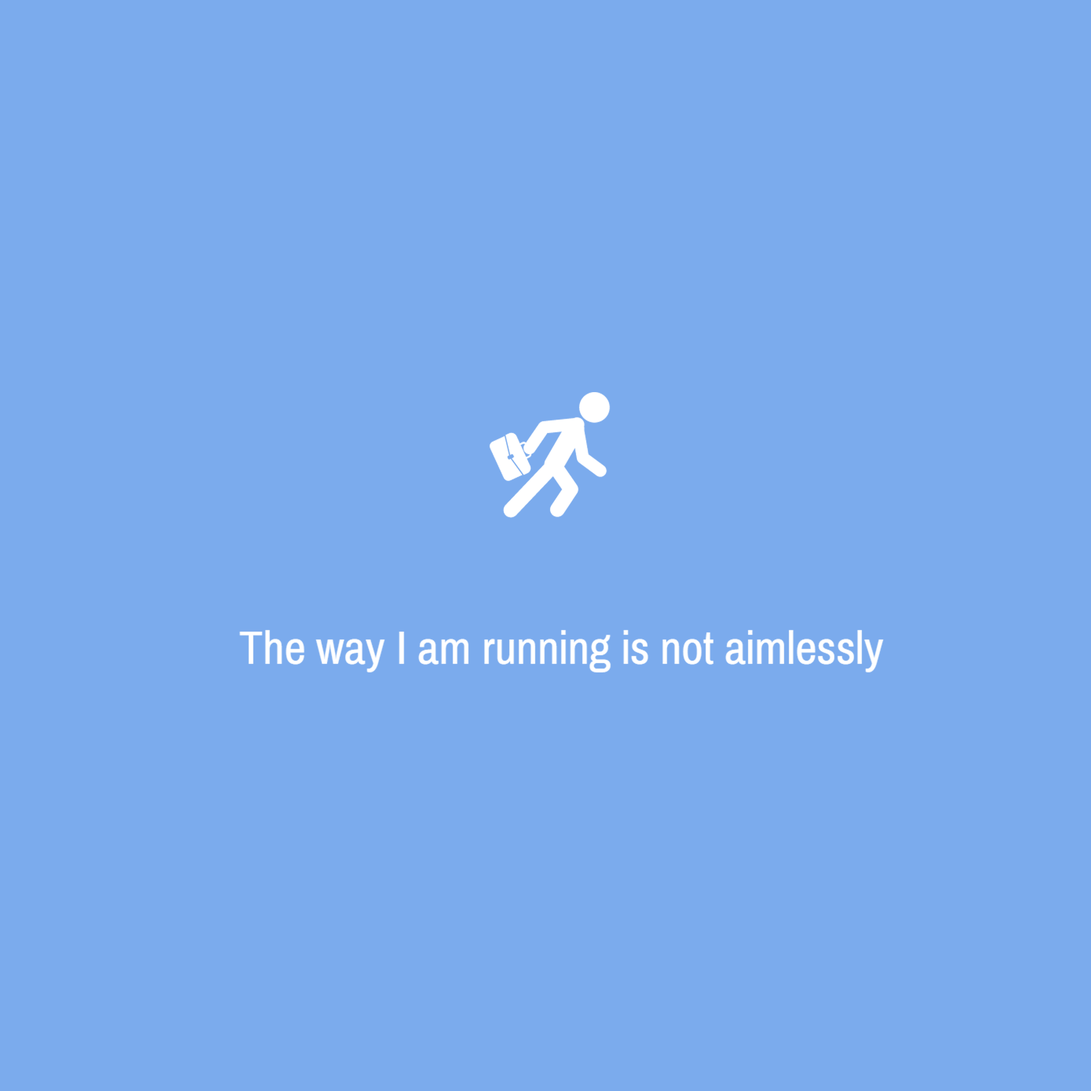
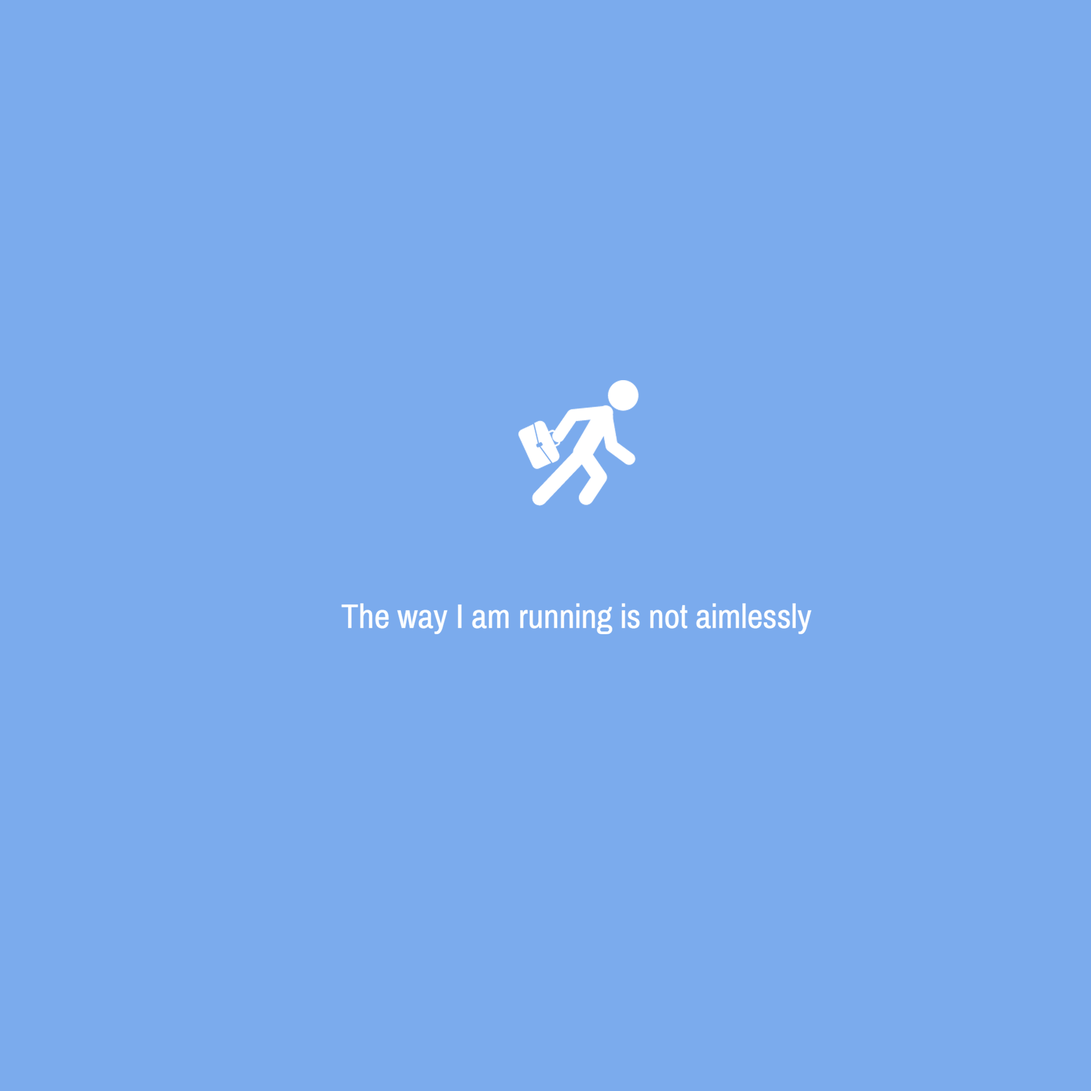
Before/after of a w=1091, h=1091 layered artwork. What changed in the layer stack:
painted on "Layer 1" over [239, 380, 885, 673]
